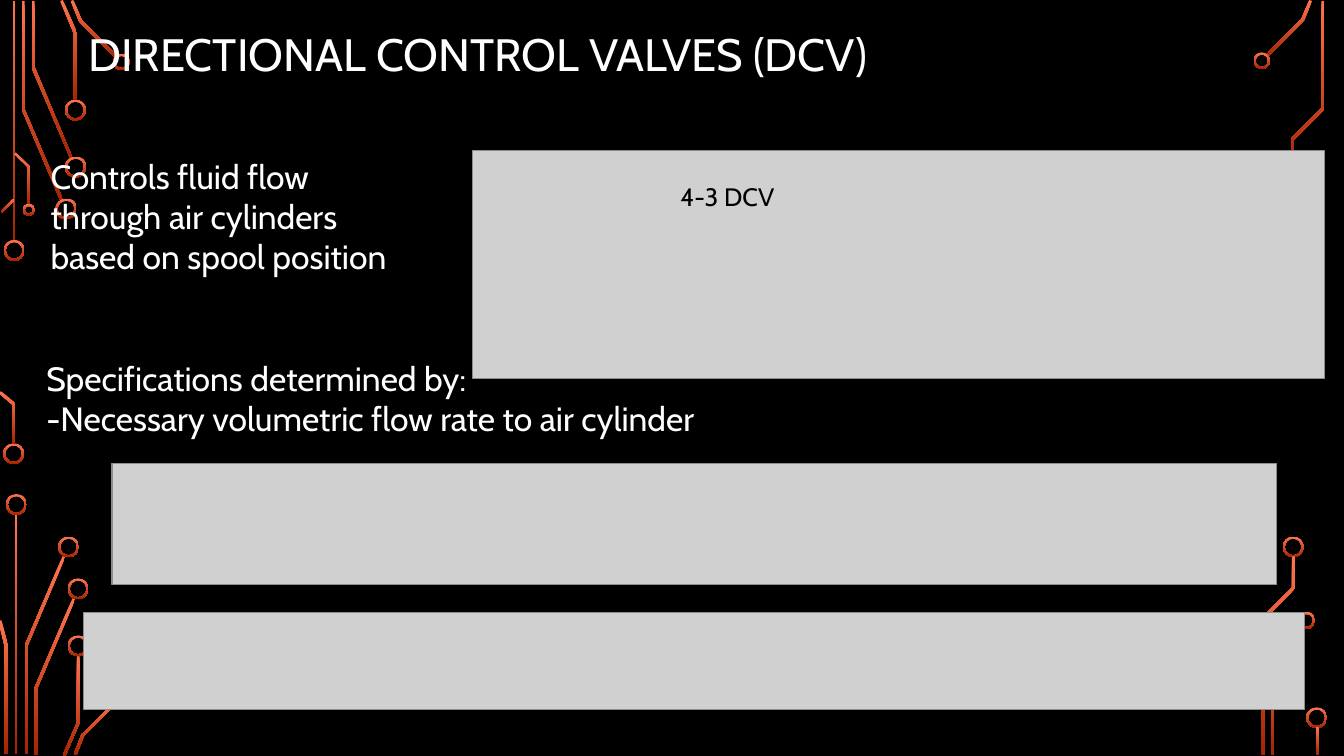
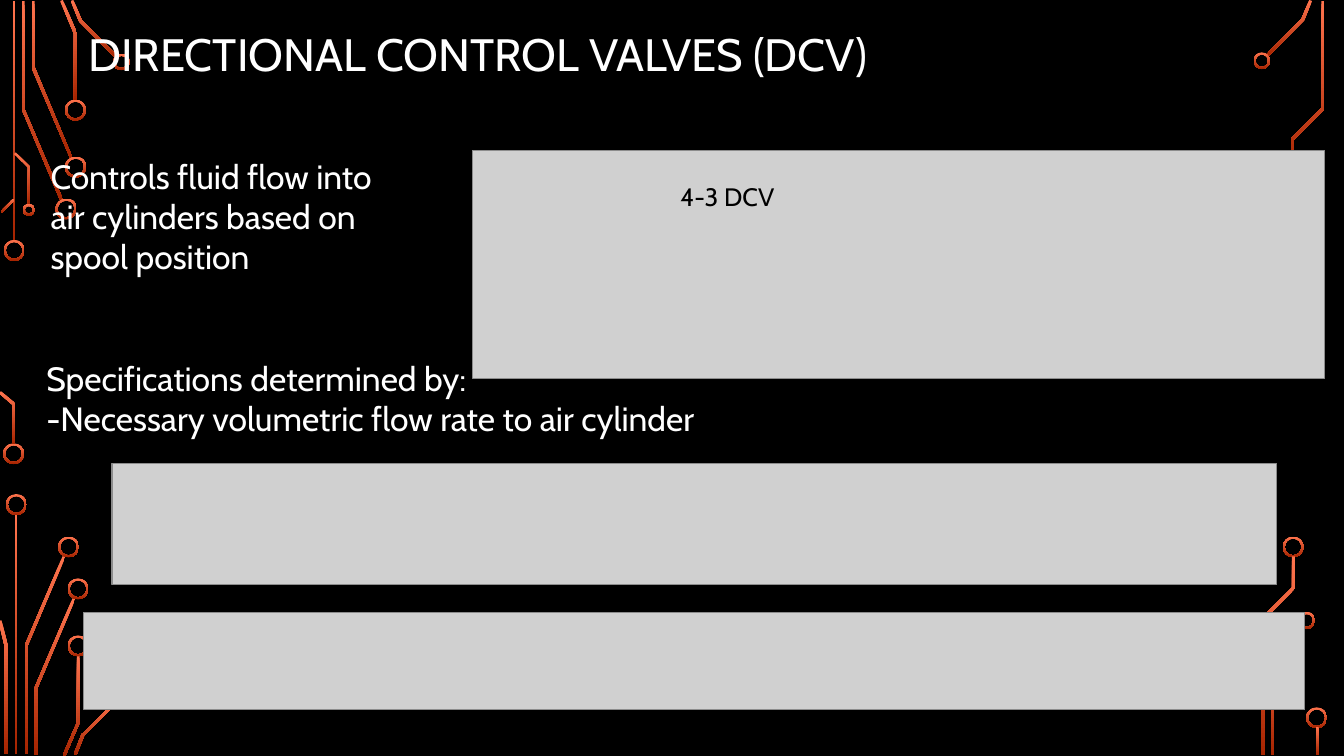
Before and after one commit to Logiant/AgileRoboticControls, a slide deck: slide 31 of Documentation/Presentation/Design Presentation/Design Presentation.pptx. Drawn at 1344x756 pixels with LibreOffice and Linux fonts; fonts in the diff are those of the drawing; grey boxes stand for pictures; background and template pictures are left out. Boxes give left, top, right and bottom in pixels: in the first picture for what was removed or moved away, otherwise in the second. Text is boxed around its words. In the diff, an @@ line names an element or a change of style, - is before the commit and + after.

```diff
--- a/Documentation/Presentation/Design Presentation/Design Presentation.pptx
+++ b/Documentation/Presentation/Design Presentation/Design Presentation.pptx
@@ text at (x1=51, y1=161, x2=371, y2=277): text changed @@
-Controls fluid flow through air cylinders based on spool position
+Controls fluid flow into air cylinders based on spool position
```
Also in this commit, not shown: 6 other slides changed.
